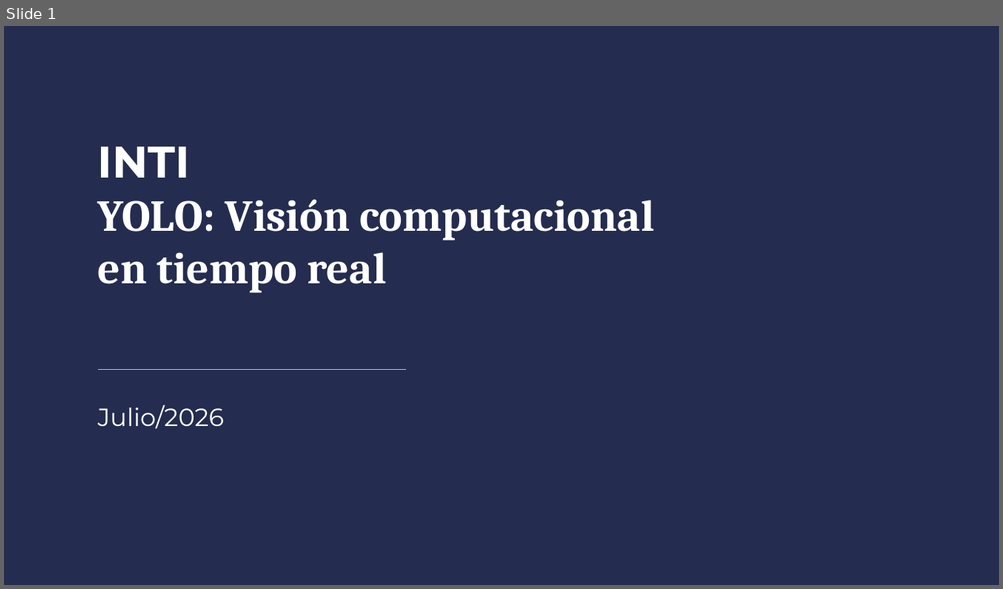
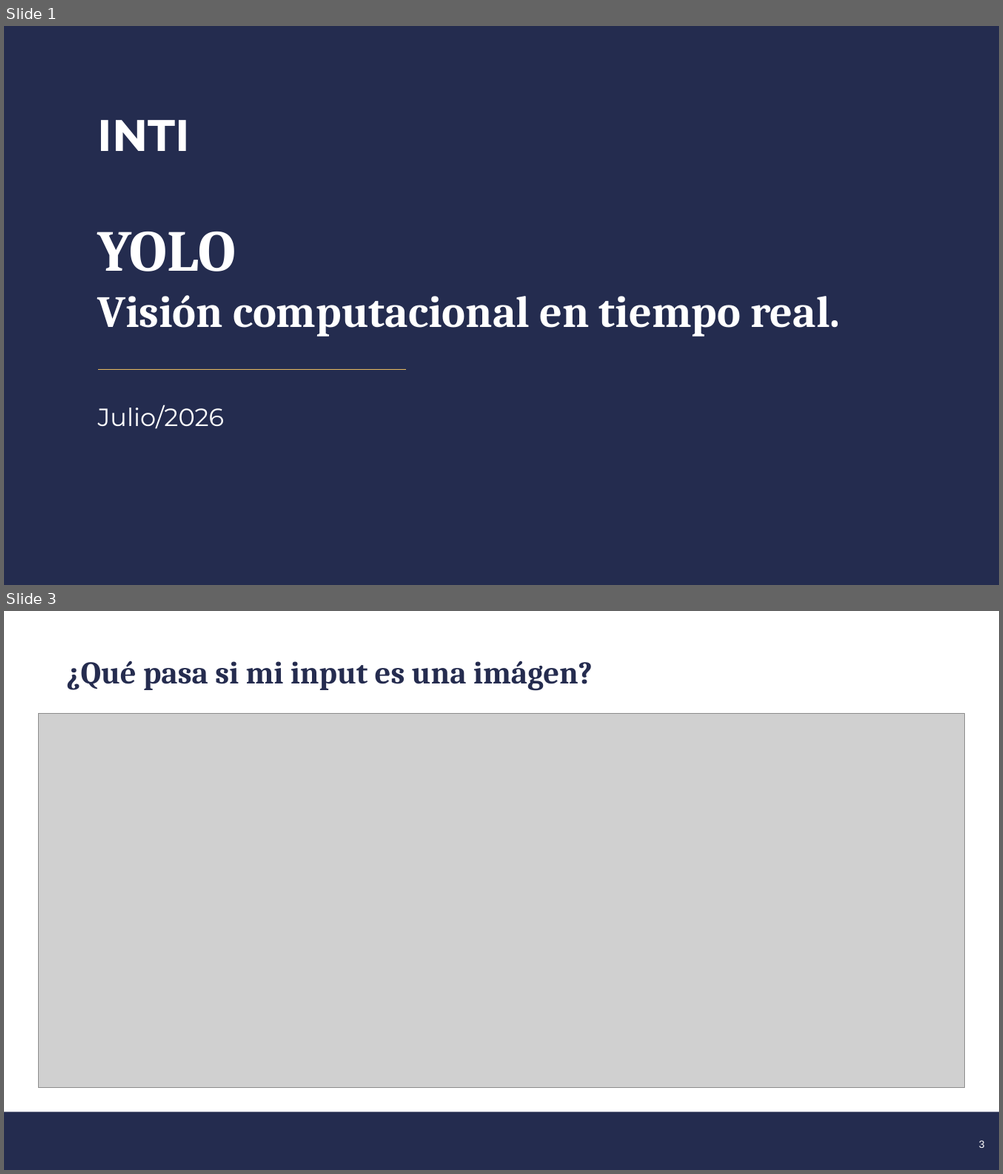
Before and after one commit to Piquelin/curso_yolo, a slide deck: YOLO_PPT_INTI_2026.pptx. Shown one above the other, each under a label of ours: slide 1 before the commit, slides 1 and 3 after it; the slides between them are not shown. The pictures are 1003x589 and 1003x1174 pixels, drawn with LibreOffice and Linux fonts; fonts in the diff are those of the drawing; grey boxes stand for pictures; background and template pictures are left out. Boxes give left, top, right and bottom in pixels: in the first picture for what was removed or moved away, otherwise in the second. Text is boxed around its words. In the diff, an @@ line names an element or a change of style, - is before the commit and + after.

```diff
--- a/YOLO_PPT_INTI_2026.pptx
+++ b/YOLO_PPT_INTI_2026.pptx
@@ slide 3 added at [4, 611, 999, 1170], background #FFFFFF @@
@@ text added at [66, 661, 592, 691], 30.3 pt, text #252C4F, bold @@
+¿Qué pasa si mi input es una imágen?
@@ picture added at [38, 714, 965, 1088] @@
@@ rectangle added at [4, 1113, 999, 1170], fill #242C4F @@
@@ page number added at [979, 1141, 984, 1148], 10 pt, text #FFFFFF @@
+3
@@ slide 1 changed as well @@
@@ text "INTI": place and size @@
-text "INTI" at [98, 147, 654, 293]
+text "INTI" at [98, 120, 839, 337]
@@ text at [98, 232, 839, 337]: text changed; size 42.7 to 43 pt @@
-YOLO: Visión computacional
-en tiempo real
+YOLO
+Visión computacional en tiempo real.
```
Also in this commit, not shown: 10 other slides changed, 10 other slides added.
